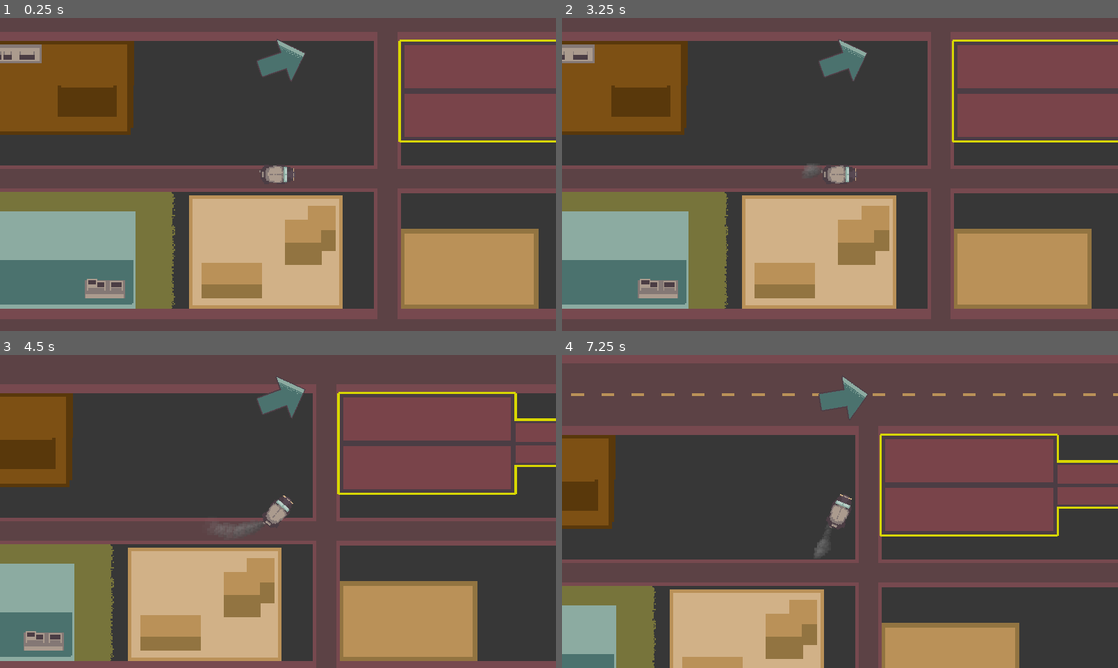
Above: before the commit, frames 1-4 (two rows, left to right).
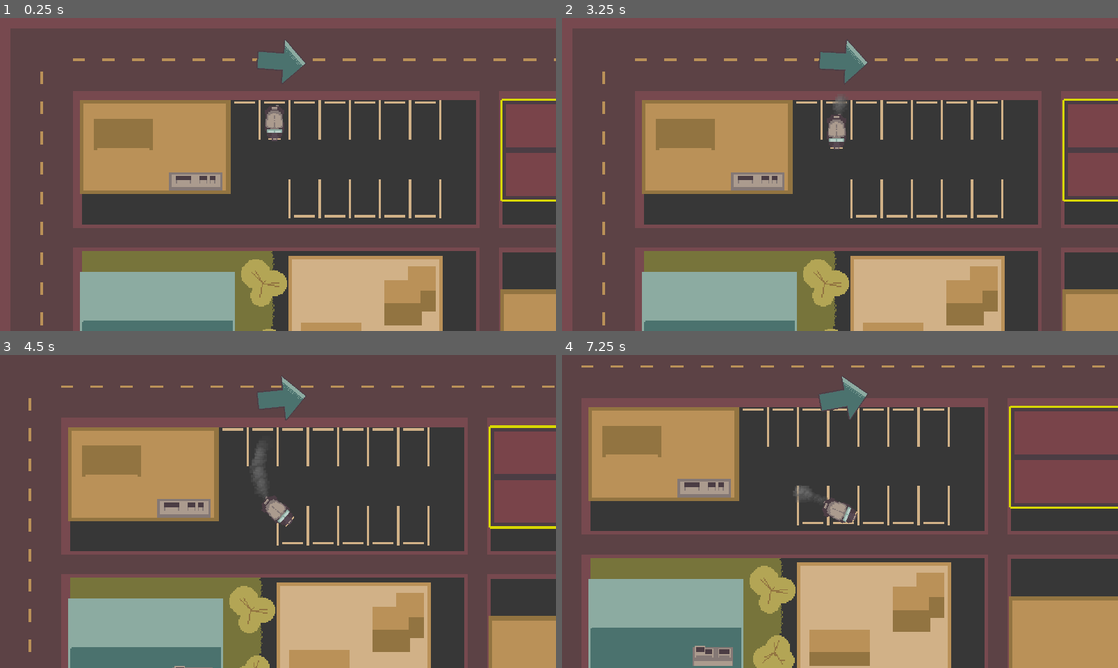
Above: after the commit, the same moments.

Repository: GamingxRelic/Trenton-Inspector-Game
Game: Godot game, scene res://scenes/Game.tscn
Two runs of this game, one before a commit and one after it. Both use one fixed random seed, a clock stepped at 60 frames per second and the inputs below. Sound files missing from this copy of the repository are replaced by a short silence.
Inputs:
- Up to frame 1 (0.25 s): no input
- Up to frame 2 (3.25 s): tap Enter at 0.5, 2 s; hold D (steer_right) 0.53-1.28 s; tap E (interact) every 0.75 s from 0.6 to 2.85 s; tap Space (brake) at 1.25 s; hold Space (brake) 1.28-2.03 s; hold D (steer_right) 2.03-2.78 s; hold W (accelerate) from 2.78 s (still down)
- Up to frame 3 (4.5 s): release W (accelerate) at 3.53 s; hold A (steer_left) from 3.53 s (still down); tap E (interact) at 3.6, 4.35 s
- Up to frame 4 (7.25 s): release A (steer_left) at 5.03 s; hold Space (brake) 5.03-5.78 s; tap E (interact) at 5.1, 5.85, 6.6 s; hold D (steer_right) 5.78-6.53 s; hold W (accelerate) from 6.53 s (still down)

The runs differ from the first frame. In frame 1, 80% of the frame differs, in the area x 0-100%, y 0-100%; in frame 2, 80%; in frame 3, 74%; in frame 4, 71%.
Error before the commit: Invalid access to property or key 'building_sprite' on a base object of type 'Nil'. (res://scripts/map/Building.gd:14)

Commit message:
Update 0.1
Updated Map

Diff:
--- a/resources/buildings/state_house.tres
+++ b/resources/buildings/state_house.tres
@@ -1,10 +1,12 @@
-[gd_resource type="Resource" script_class="Building" load_steps=2 format=3 uid="uid://gf00dqo1n70o"]
+[gd_resource type="Resource" script_class="Building" load_steps=3 format=3 uid="uid://gf00dqo1n70o"]
 
+[ext_resource type="Texture2D" uid="uid://dugosuom8t3qq" path="res://assets/sprites/map/buildings/statehouse.png" id="1_lh07g"]
 [ext_resource type="Script" path="res://resources/buildings/Building_Res.gd" id="1_y3ppt"]
 
 [resource]
 script = ExtResource("1_y3ppt")
 building_name = "The State House of New Jersey"
+building_sprite = ExtResource("1_lh07g")
 history = "In 1792, Jonathan Doane constructed the New Jersey State House, one of the state's oldest capitols. The stru …(212 unchanged characters)…
 Many structural and design changes occurred during the 1800s and early 1900s. Following a fire in 1885, a three-story reconstruction with a new rotunda and dome was built. Arnold Moses would eventually rebuild the State House in the Renaissance style."
 address = "Inner Trenton"
--- a/scenes/map/Main_Level.tscn
+++ b/scenes/map/Main_Level.tscn
@@ -16,6 +16,7 @@
 [ext_resource type="Texture2D" uid="uid://e1lkw6towclb" path="res://assets/sprites/map/buildings/building_5.png" id="12_omqam"]
 [ext_resource type="Resource" uid="uid://qv07xpa6lcuw" path="res://resources/buildings/155_hamilton.tres" id="14_bs2og"]
 [ext_resource type="Texture2D" uid="uid://coatwgl0wamjd" path="res://assets/sprites/map/buildings/building_6.png" id="15_4kxue"]
+[ext_resource type="Resource" uid="uid://gf00dqo1n70o" path="res://resources/buildings/state_house.tres" id="17_h1ead"]
 
 [sub_resource type="RectangleShape2D" id="RectangleShape2D_k1m5x"]
 size = Vector2(83, 150)
@@ -36,22 +37,19 @@
 size = Vector2(116, 60)
 
 [sub_resource type="RectangleShape2D" id="RectangleShape2D_3kb4k"]
-size = Vector2(153, 97)
+size = Vector2(161, 113)
 
 [sub_resource type="RectangleShape2D" id="RectangleShape2D_31jdf"]
-size = Vector2(72, 65)
+size = Vector2(215, 131)
 
 [sub_resource type="RectangleShape2D" id="RectangleShape2D_3vodx"]
-size = Vector2(124, 158)
-
-[sub_resource type="RectangleShape2D" id="RectangleShape2D_j6s76"]
-size = Vector2(45, 49)
+size = Vector2(222, 183)
 
 [sub_resource type="RectangleShape2D" id="RectangleShape2D_fwokk"]
 size = Vector2(67, 90)
 
 [sub_resource type="RectangleShape2D" id="RectangleShape2D_qufe6"]
-size = Vector2(100, 125)
+size = Vector2(89, 125)
 
 [sub_resource type="RectangleShape2D" id="RectangleShape2D_hv753"]
 size = Vector2(44, 105)
@@ -92,20 +90,68 @@
 [sub_resource type="RectangleShape2D" id="RectangleShape2D_x1eg4"]
 size = Vector2(83, 169)
 
+[sub_resource type="RectangleShape2D" id="RectangleShape2D_uht52"]
+size = Vector2(99.5, 162.5)
+
+[sub_resource type="RectangleShape2D" id="RectangleShape2D_khwtr"]
+size = Vector2(226.75, 166.25)
+
+[sub_resource type="RectangleShape2D" id="RectangleShape2D_k0h1d"]
+size = Vector2(146.375, 66.125)
+
 [sub_resource type="RectangleShape2D" id="RectangleShape2D_oh4bl"]
 size = Vector2(116, 65)
 
 [sub_resource type="RectangleShape2D" id="RectangleShape2D_2wodp"]
-size = Vector2(134, 83)
+size = Vector2(215, 137)
+
+[sub_resource type="RectangleShape2D" id="RectangleShape2D_v3jto"]
+size = Vector2(258.5, 113.5)
+
+[sub_resource type="RectangleShape2D" id="RectangleShape2D_k0v4b"]
+size = Vector2(345.25, 113.5)
 
 [sub_resource type="RectangleShape2D" id="RectangleShape2D_npyo7"]
 size = Vector2(150, 138)
 
+[sub_resource type="CapsuleShape2D" id="CapsuleShape2D_v1dwe"]
+radius = 14.7139
+height = 51.9932
+
+[sub_resource type="CapsuleShape2D" id="CapsuleShape2D_73ick"]
+radius = 21.2921
+height = 51.9932
+
+[sub_resource type="CapsuleShape2D" id="CapsuleShape2D_qll6r"]
+radius = 18.0109
+height = 42.3875
+
+[sub_resource type="CapsuleShape2D" id="CapsuleShape2D_pydsd"]
+radius = 15.0255
+height = 38.012
+
+[sub_resource type="CapsuleShape2D" id="CapsuleShape2D_ncwiw"]
+radius = 18.0109
+height = 42.3875
+
+[sub_resource type="CapsuleShape2D" id="CapsuleShape2D_05icu"]
+radius = 15.0255
+height = 59.8347
+
 [sub_resource type="RectangleShape2D" id="RectangleShape2D_l2a5n"]
-size = Vector2(86, 84)
+size = Vector2(213, 100)
+
+[sub_resource type="RectangleShape2D" id="RectangleShape2D_3qn0c"]
+size = Vector2(131.5, 112)
+
+[sub_resource type="RectangleShape2D" id="RectangleShape2D_ovlrp"]
+size = Vector2(183.5, 100)
 
 [sub_resource type="RectangleShape2D" id="RectangleShape2D_maa84"]
-size = Vector2(129, 79)
+size = Vector2(154, 79)
+
+[sub_resource type="RectangleShape2D" id="RectangleShape2D_0b8uq"]
+size = Vector2(173, 99.5)
 
 [sub_resource type="RectangleShape2D" id="RectangleShape2D_035wk"]
 size = Vector2(118, 66)
@@ -116,6 +162,14 @@
 [sub_resource type="RectangleShape2D" id="RectangleShape2D_aq1ud"]
 size = Vector2(132, 83)
 
+[sub_resource type="CapsuleShape2D" id="CapsuleShape2D_at0cv"]
+radius = 14.9877
+height = 39.9673
+
+[sub_resource type="CapsuleShape2D" id="CapsuleShape2D_niai7"]
+radius = 14.9877
+height = 37.5553
+
 [sub_resource type="RectangleShape2D" id="RectangleShape2D_63i7n"]
 size = Vector2(131, 78)
 
@@ -123,7 +177,7 @@
 size = Vector2(130, 127)
 
 [sub_resource type="RectangleShape2D" id="RectangleShape2D_exrmo"]
-size = Vector2(129, 129)
+size = Vector2(198, 132)
 
 [sub_resource type="RectangleShape2D" id="RectangleShape2D_pe47x"]
 size = Vector2(325, 167)
@@ -142,6 +196,28 @@
 
 [sub_resource type="RectangleShape2D" id="RectangleShape2D_mvkkk"]
 size = Vector2(127, 157)
+
+[sub_resource type="CapsuleShape2D" id="CapsuleShape2D_rkv7w"]
+radius = 22.0468
+height = 70.0
+
+[sub_resource type="CapsuleShape2D" id="CapsuleShape2D_jona5"]
+radius = 22.0468
+height = 53.8516
+
+[sub_resource type="CapsuleShape2D" id="CapsuleShape2D_6el6h"]
+radius = 17.0823
+height = 56.4556
+
+[sub_resource type="CapsuleShape2D" id="CapsuleShape2D_pk01t"]
+radius = 13.1758
+height = 41.9774
+
+[sub_resource type="CircleShape2D" id="CircleShape2D_sb1ev"]
+radius = 29.1204
+
+[sub_resource type="CircleShape2D" id="CircleShape2D_a5c3q"]
+radius = 23.7698
 
 [node name="Main_Level" type="Node2D"]
 script = ExtResource("1_a1yys")
@@ -151,7 +227,8 @@
 centered = false
 
 [node name="Player" parent="." instance=ExtResource("2_8sy8a")]
-position = Vector2(328, 186)
+position = Vector2(237, 91)
+rotation = 1.57079
 
 [node name="Camera2D" type="Camera2D" parent="Player"]
 zoom = Vector2(4, 4)
@@ -202,7 +279,8 @@
 texture = ExtResource("7_lowtd")
 
 [node name="Building_3" parent="Buildings" instance=ExtResource("3_6djyu")]
-position = Vector2(481, 1105)
+position = Vector2(461, 1078)
+rotation = -1.57079
 res = ExtResource("8_6l7ge")
 id = 3
 
@@ -210,34 +288,30 @@
 shape = SubResource("RectangleShape2D_skcad")
 
 [node name="CollisionShape2D" parent="Buildings/Building_3/Area2D" index="0"]
-position = Vector2(-4.5, 2.5)
+position = Vector2(-8.5, -5.49991)
 shape = SubResource("RectangleShape2D_3kb4k")
 
 [node name="Sprite2D" parent="Buildings/Building_3" index="2"]
 texture = ExtResource("9_lq4rg")
 
 [node name="Building_4" parent="Buildings" instance=ExtResource("3_6djyu")]
-position = Vector2(1174, 677)
+position = Vector2(1179, 672)
 res = ExtResource("6_oc22h")
 id = 4
 
 [node name="CollisionShape2D" parent="Buildings/Building_4" index="0"]
-position = Vector2(0, 25.5)
+position = Vector2(-0.5, -0.5)
 shape = SubResource("RectangleShape2D_31jdf")
 
 [node name="CollisionShape2D" parent="Buildings/Building_4/Area2D" index="0"]
-position = Vector2(0, 3)
+position = Vector2(1, 11.5)
 shape = SubResource("RectangleShape2D_3vodx")
 
 [node name="Sprite2D" parent="Buildings/Building_4" index="2"]
 texture = ExtResource("7_05774")
 
-[node name="CollisionShape2D2" type="CollisionShape2D" parent="Buildings/Building_4"]
-position = Vector2(0.5, -32.5)
-shape = SubResource("RectangleShape2D_j6s76")
-
 [node name="Building_5" parent="Buildings" instance=ExtResource("3_6djyu")]
-position = Vector2(1345, 693)
+position = Vector2(1344, 692)
 res = ExtResource("12_41qsb")
 id = 5
 
@@ -246,7 +320,7 @@
 shape = SubResource("RectangleShape2D_fwokk")
 
 [node name="CollisionShape2D" parent="Buildings/Building_5/Area2D" index="0"]
-position = Vector2(0, 3.5)
+position = Vector2(5.5, 3.5)
 shape = SubResource("RectangleShape2D_qufe6")
 
 [node name="Sprite2D" parent="Buildings/Building_5" index="2"]
@@ -274,6 +348,7 @@
 
 [node name="State_house" parent="Buildings" instance=ExtResource("3_6djyu")]
 position = Vector2(588, 652)
+res = ExtResource("17_h1ead")
 id = 7
 
 [node name="CollisionShape2D" parent="Buildings/State_house" index="0"]
@@ -319,25 +394,96 @@
 position = Vector2(200.5, 968.5)
 shape = SubResource("RectangleShape2D_x1eg4")
 
+[node name="CollisionShape2D42" type="CollisionShape2D" parent="Decorative_Buildings/StaticBody2D"]
+position = Vector2(112, 969)
+shape = SubResource("RectangleShape2D_x1eg4")
+
+[node name="CollisionShape2D43" type="CollisionShape2D" parent="Decorative_Buildings/StaticBody2D"]
+position = Vector2(358.25, 1207.25)
+shape = SubResource("RectangleShape2D_uht52")
+
+[node name="CollisionShape2D44" type="CollisionShape2D" parent="Decorative_Buildings/StaticBody2D"]
+position = Vector2(182.625, 1279.13)
+shape = SubResource("RectangleShape2D_khwtr")
+
+[node name="CollisionShape2D45" type="CollisionShape2D" parent="Decorative_Buildings/StaticBody2D"]
+position = Vector2(142.813, 1158.94)
+shape = SubResource("RectangleShape2D_k0h1d")
+
 [node name="CollisionShape2D10" type="CollisionShape2D" parent="Decorative_Buildings/StaticBody2D"]
 position = Vector2(1566, 621.5)
 shape = SubResource("RectangleShape2D_oh4bl")
 
 [node name="CollisionShape2D11" type="CollisionShape2D" parent="Decorative_Buildings/StaticBody2D"]
-position = Vector2(1232, 412.5)
+position = Vector2(1191.5, 439.5)
 shape = SubResource("RectangleShape2D_2wodp")
+
+[node name="CollisionShape2D33" type="CollisionShape2D" parent="Decorative_Buildings/StaticBody2D"]
+position = Vector2(954.75, 429.25)
+shape = SubResource("RectangleShape2D_v3jto")
+
+[node name="CollisionShape2D34" type="CollisionShape2D" parent="Decorative_Buildings/StaticBody2D"]
+position = Vector2(604.375, 431)
+shape = SubResource("RectangleShape2D_k0v4b")
 
 [node name="CollisionShape2D12" type="CollisionShape2D" parent="Decorative_Buildings/StaticBody2D"]
 position = Vector2(1401, 433)
 shape = SubResource("RectangleShape2D_npyo7")
 
+[node name="CollisionShape2D35" type="CollisionShape2D" parent="Decorative_Buildings/StaticBody2D"]
+position = Vector2(1405, 558)
+rotation = -1.15994
+shape = SubResource("CapsuleShape2D_v1dwe")
+
+[node name="CollisionShape2D36" type="CollisionShape2D" parent="Decorative_Buildings/StaticBody2D"]
+position = Vector2(1502, 559)
+rotation = -1.66956
+shape = SubResource("CapsuleShape2D_v1dwe")
+
+[node name="CollisionShape2D37" type="CollisionShape2D" parent="Decorative_Buildings/StaticBody2D"]
+position = Vector2(1512, 512)
+rotation = -1.66956
+shape = SubResource("CapsuleShape2D_73ick")
+
+[node name="CollisionShape2D38" type="CollisionShape2D" parent="Decorative_Buildings/StaticBody2D"]
+position = Vector2(1509, 444)
+rotation = -1.66956
+shape = SubResource("CapsuleShape2D_qll6r")
+
+[node name="CollisionShape2D41" type="CollisionShape2D" parent="Decorative_Buildings/StaticBody2D"]
+position = Vector2(1581, 402)
+rotation = -1.96281
+shape = SubResource("CapsuleShape2D_pydsd")
+
+[node name="CollisionShape2D39" type="CollisionShape2D" parent="Decorative_Buildings/StaticBody2D"]
+position = Vector2(1592, 492)
+rotation = -1.66956
+shape = SubResource("CapsuleShape2D_ncwiw")
+
+[node name="CollisionShape2D40" type="CollisionShape2D" parent="Decorative_Buildings/StaticBody2D"]
+position = Vector2(1577, 507)
+rotation = -0.604662
+shape = SubResource("CapsuleShape2D_05icu")
+
 [node name="CollisionShape2D13" type="CollisionShape2D" parent="Decorative_Buildings/StaticBody2D"]
-position = Vector2(1256, 260)
+position = Vector2(1194.5, 252)
 shape = SubResource("RectangleShape2D_l2a5n")
 
+[node name="CollisionShape2D49" type="CollisionShape2D" parent="Decorative_Buildings/StaticBody2D"]
+position = Vector2(920, 123)
+shape = SubResource("RectangleShape2D_3qn0c")
+
+[node name="CollisionShape2D32" type="CollisionShape2D" parent="Decorative_Buildings/StaticBody2D"]
+position = Vector2(1417.25, 253)
+shape = SubResource("RectangleShape2D_ovlrp")
+
 [node name="CollisionShape2D14" type="CollisionShape2D" parent="Decorative_Buildings/StaticBody2D"]
-position = Vector2(721.5, 261.5)
+position = Vector2(734, 261.5)
 shape = SubResource("RectangleShape2D_maa84")
+
+[node name="CollisionShape2D31" type="CollisionShape2D" parent="Decorative_Buildings/StaticBody2D"]
+position = Vector2(929.5, 250.75)
+shape = SubResource("RectangleShape2D_0b8uq")
 
 [node name="CollisionShape2D15" type="CollisionShape2D" parent="Decorative_Buildings/StaticBody2D"]
 position = Vector2(493, 268)
@@ -351,6 +497,16 @@
 position = Vector2(138, 260.5)
 shape = SubResource("RectangleShape2D_aq1ud")
 
+[node name="CollisionShape2D47" type="CollisionShape2D" parent="Decorative_Buildings/StaticBody2D"]
+position = Vector2(228, 227)
+rotation = -0.967742
+shape = SubResource("CapsuleShape2D_at0cv")
+
+[node name="CollisionShape2D48" type="CollisionShape2D" parent="Decorative_Buildings/StaticBody2D"]
+position = Vector2(230, 285)
+rotation = -2.04434
+shape = SubResource("CapsuleShape2D_niai7")
+
 [node name="CollisionShape2D18" type="CollisionShape2D" parent="Decorative_Buildings/StaticBody2D"]
 position = Vector2(137.5, 111)
 shape = SubResource("RectangleShape2D_63i7n")
@@ -360,7 +516,7 @@
 shape = SubResource("RectangleShape2D_6oemq")
 
 [node name="CollisionShape2D20" type="CollisionShape2D" parent="Decorative_Buildings/StaticBody2D"]
-position = Vector2(633.5, 988.5)
+position = Vector2(615, 987)
 shape = SubResource("RectangleShape2D_exrmo")
 
 [node name="CollisionShape2D21" type="CollisionShape2D" parent="Decorative_Buildings/StaticBody2D"]
@@ -386,6 +542,36 @@
 [node name="CollisionShape2D26" type="CollisionShape2D" parent="Decorative_Buildings/StaticBody2D"]
 position = Vector2(1505.5, 1243.5)
 shape = SubResource("RectangleShape2D_mvkkk")
+
+[node name="CollisionShape2D3" type="CollisionShape2D" parent="Decorative_Buildings/StaticBody2D"]
+position = Vector2(1393, 1324)
+rotation = -1.18618
+shape = SubResource("CapsuleShape2D_rkv7w")
+
+[node name="CollisionShape2D46" type="CollisionShape2D" parent="Decorative_Buildings/StaticBody2D"]
+position = Vector2(1397, 1173)
+rotation = -1.18618
+shape = SubResource("CapsuleShape2D_jona5")
+
+[node name="CollisionShape2D27" type="CollisionShape2D" parent="Decorative_Buildings/StaticBody2D"]
+position = Vector2(175, 451)
+rotation = -1.18618
+shape = SubResource("CapsuleShape2D_6el6h")
+
+[node name="CollisionShape2D30" type="CollisionShape2D" parent="Decorative_Buildings/StaticBody2D"]
+position = Vector2(180, 514)
+rotation = -1.56375
+shape = SubResource("CapsuleShape2D_pk01t")
+
+[node name="CollisionShape2D28" type="CollisionShape2D" parent="Decorative_Buildings/StaticBody2D"]
+position = Vector2(105, 461)
+rotation = -1.18618
+shape = SubResource("CircleShape2D_sb1ev")
+
+[node name="CollisionShape2D29" type="CollisionShape2D" parent="Decorative_Buildings/StaticBody2D"]
+position = Vector2(189, 404)
+rotation = -1.18618
+shape = SubResource("CircleShape2D_a5c3q")
 
 [node name="Border" type="StaticBody2D" parent="."]
 position = Vector2(1056, 768)
--- a/scripts/map/Building.gd
+++ b/scripts/map/Building.gd
@@ -1,5 +1,3 @@
-@tool
-
 extends Node2D
 
 @export var res : Building
Binary file changed: assets/sprites/map/buildings/building_4.png
Binary file changed: assets/sprites/map/map.aseprite
Binary file changed: assets/sprites/map/map.png
Binary file added: assets/sprites/map/map2.png
Not shown, added: assets/sprites/map/map2.png.import
Not shown: 1 places in scenes/map/Main_Level.tscn that only renumber resources
